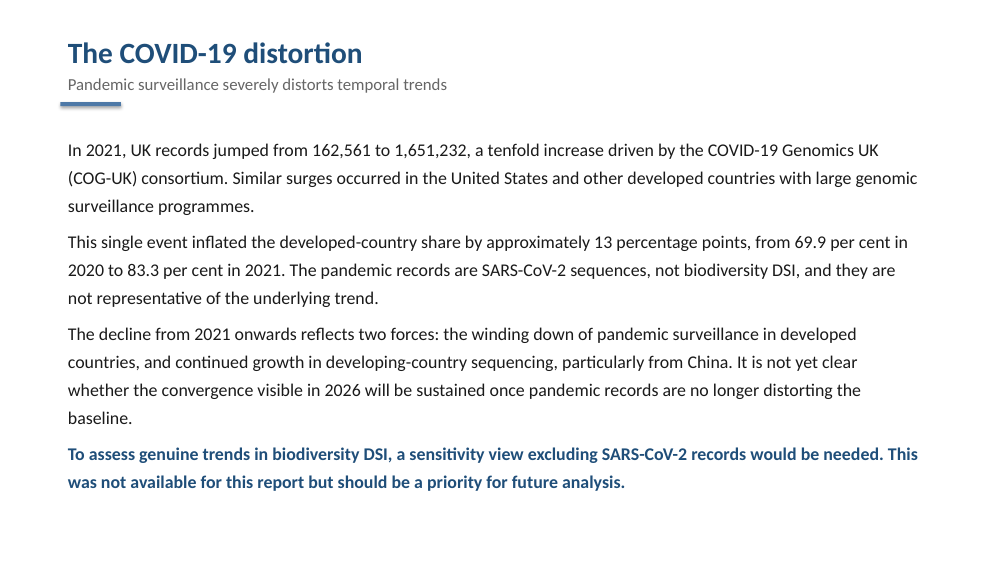
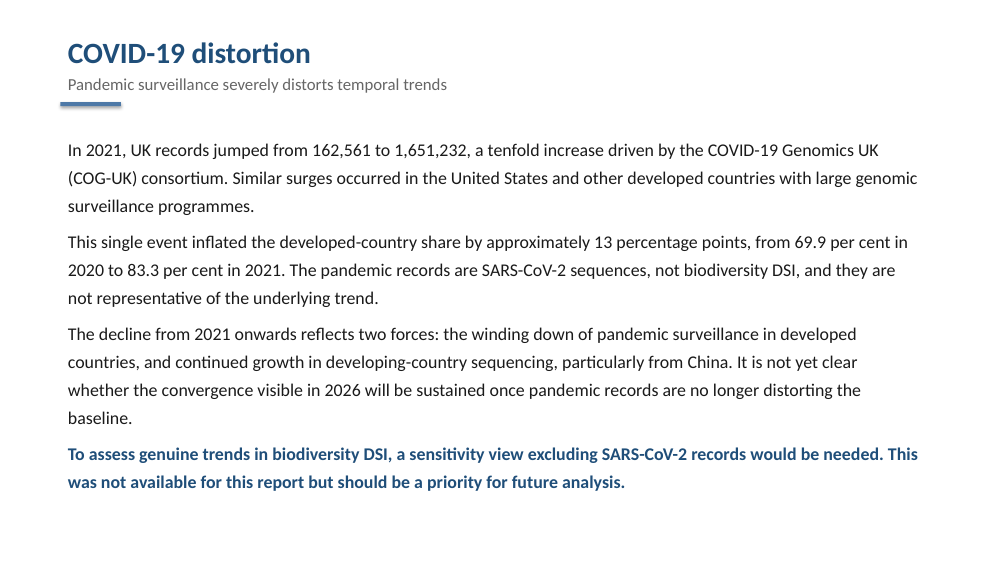
Before and after one commit to j-kind/insdc-provenance-cali-fund, a slide deck: slide 20 of pipeline/output/DRAFT_global_sequence_accessions.pptx (slide 18 before the commit). Drawn at 1008x567 pixels with LibreOffice and Linux fonts; fonts in the diff are those of the drawing. Boxes give left, top, right and bottom in pixels: in the first picture for what was removed or moved away, otherwise in the second. Text is boxed around its words. In the diff, an @@ line names an element or a change of style, - is before the commit and + after.

```diff
--- a/pipeline/output/DRAFT_global_sequence_accessions.pptx
+++ b/pipeline/output/DRAFT_global_sequence_accessions.pptx
@@ text at <box>68,42,311,64</box>: text changed @@
-The COVID-19 distortion
+COVID-19 distortion
```
Also in this commit, not shown: 9 other slides changed, 3 slides added, 1 slide removed, 1 other file.
